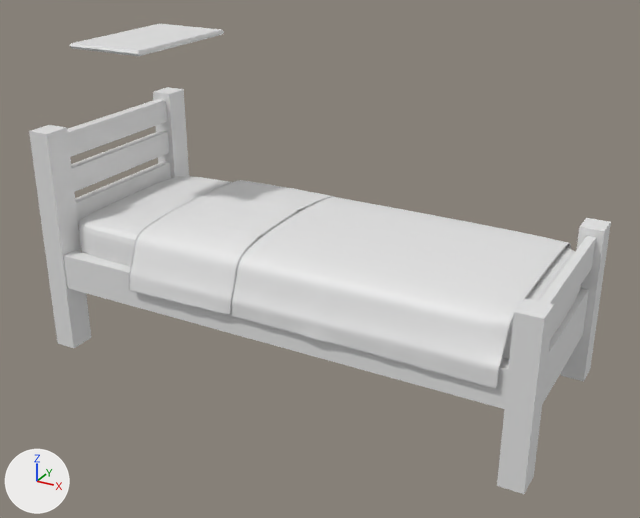
Two versions of the Blender file The Fog Is Coming/_modelsBlenderFormat/Bed.blend, one commit apart.
Both versions are drawn from a 50 mm lens placed at (3.18, -5.71, 3.66), pointed at (0.09, -0.1, 0.85). The axes (+X, +Y, +Z) are drawn at lower left. The lights are the same throughout.
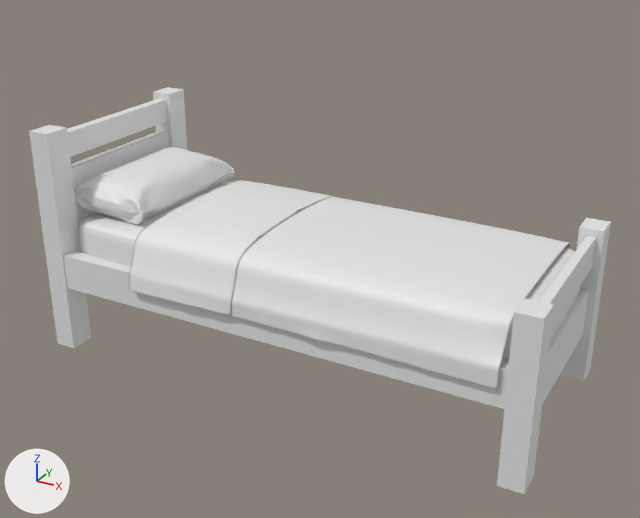
Where the change shows, as pixel boxes (x1, y1, x2, y2) in the pictures (640 x 518 px):
'Cube.009', added
    after: (74, 147, 235, 224)
'Plane.001', deleted
    before: (70, 24, 224, 56)
'Cube.008', unchanged, covered by the edit
    before: (75, 162, 171, 226)
    after: (76, 203, 94, 226)

The change, as a list of edits to the scene's bpy script:
```text
Add me_cube_021:
    me_cube_021.from_pydata(...)  # 5168 vertices, 5166 faces; spans x -1.0..1.0, y -0.96..0.96, z -4.6..4.6
    me_cube_021.polygons.foreach_set('use_smooth', [True] * 5166)
Remove ob_plane_001:
    ob_plane_001 = bpy.data.objects.new('Plane.001', me_plane_003)
    ob_plane_001.location = (0.0, 0.0, 0.0)
Add ob_cube_009:
    ob_cube_009 = bpy.data.objects.new('Cube.009', me_cube_021)
    ob_cube_009.location = (-1.574, 0.0, 1.172)
    ob_cube_009.rotation_euler = (0.0, 0.0765, 0.0)  # degrees (0, 4.4, 0)
    ob_cube_009.scale = (0.383, 0.681, 0.0426)
    _m = ob_cube_009.modifiers.new('Subdivision', 'SUBSURF')
    _m.levels = 2
```
